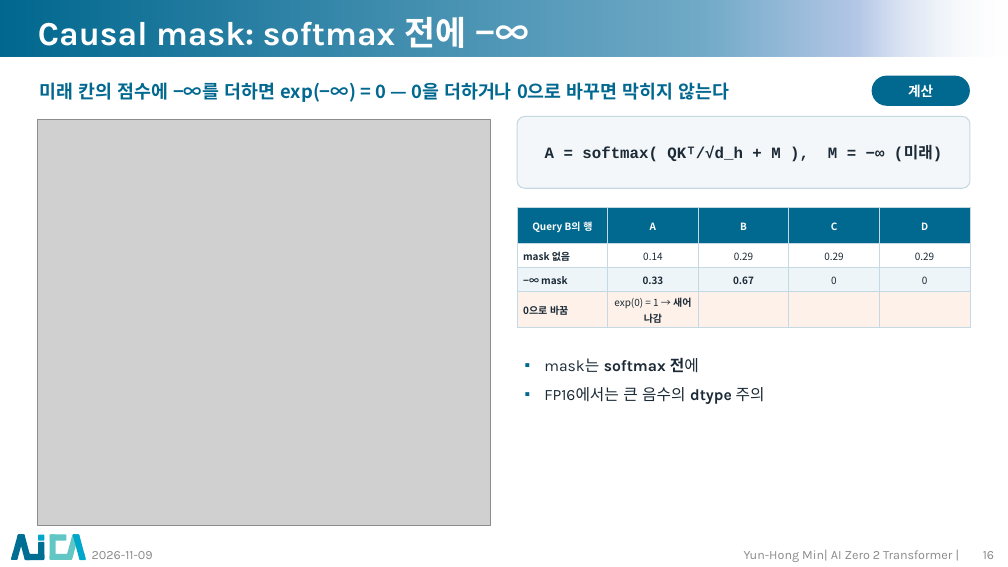
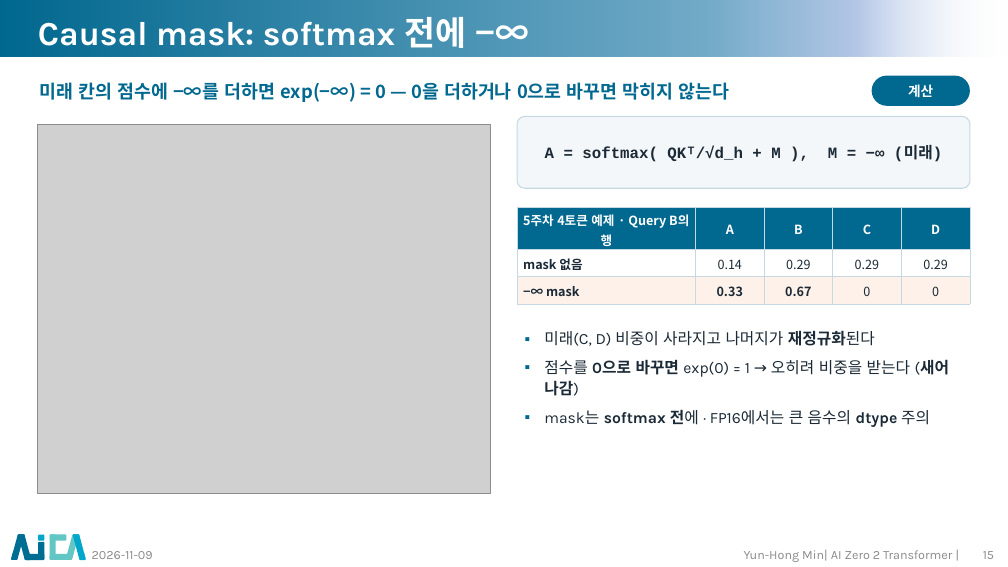
Before and after one commit to myunhh/AI-Zero-2-Transformers, a slide deck: slide 15 of lectures/week06_transformer_complete.pptx (slide 16 before the commit). Drawn at 1008x567 pixels with LibreOffice and Linux fonts; fonts in the diff are those of the drawing; grey boxes stand for pictures; background and template pictures are left out. Boxes give left, top, right and bottom in pixels: in the first picture for what was removed or moved away, otherwise in the second. Text is boxed around its words. In the diff, an @@ line names an element or a change of style, - is before the commit and + after.

```diff
--- a/lectures/week06_transformer_complete.pptx
+++ b/lectures/week06_transformer_complete.pptx
@@ picture: place and size @@
-picture at (38,119,491,526)
+picture at (38,124,491,493)
@@ table at (517,207,971,304) @@
-row 1, column 1: Query B의 행
+row 1, column 1: 5주차 4토큰 예제 · Query B의 행
-row 4: 0으로 바꿈 | exp(0) = 1 → 새어 나감 |  |  | 
@@ text at (544,330,950,427): text changed @@
-▪ mask는 softmax 전에
-▪ FP16에서는 큰 음수의 dtype 주의
+▪ 미래(C, D) 비중이 사라지고 나머지가 재정규화된다
+▪ 점수를 0으로 바꾸면 exp(0) = 1 → 오히려 비중을 받는다 (새어 나감)
+▪ mask는 softmax 전에 · FP16에서는 큰 음수의 dtype 주의
```
Also in this commit, not shown: 35 other slides changed, 4 slides removed, 14 other files.
